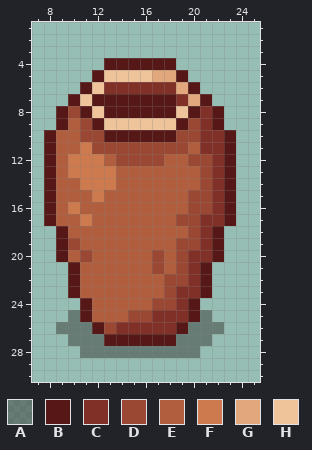
One commit to this pixel-art sprite: Assets/Sprites/Objects/ClayBottonB.png. Above: the version before the commit.
The file is 32x32 pixels. Shown: x 7..25, y 1..30.
Palette (. is transparent): A #2b2b2872  B #561717  C #813027  D #9a4833  E #b05e3e  F #cd7a4e  G #e2a77a  H #efc49b
Pixels before, first column x 8:
 4 .....BBBBBB.....
 5 ....BHHHHGGB....
 6 ...BHCCCCCCGB...
 7 ..BHBBBBBBBCGB..
 8 .BDBHBBBBBBHBCB.
 9 .BEDBHHHHHHBDCB.
10 BEEDDBBBBBBDDCCB
11 BEEFDDDDDDDDECCB
12 BEFFFEDDDDEEDDCB
13 BEFFFFEEEEEEEDCB
14 BEEFFFEEEEEEEDCB
15 BEEEFEEEEEEEDDCB
16 BEFEEEEEEEEEDDCB
17 BEEFEEEEEEEDDCCB
18 .BEEEEEEEEEEDCB.
19 .BDEEEEEEEEDDCB.
20 .BEDEEEEEDEDCCB.
21 ..BEEEEEEDEDCB..
22 ..BEEEEEEEDDCB..
23 ..BEEEEEEEDCCB..
24 ...BEEEEEDDCB...
25 ..ABEEEDDCCCBA..
26 .AAABDCCCCCBAAA.
27 ..AAABBBBBBAAA..
28 ...AAAAAAAAAA...
The same view after the edit:
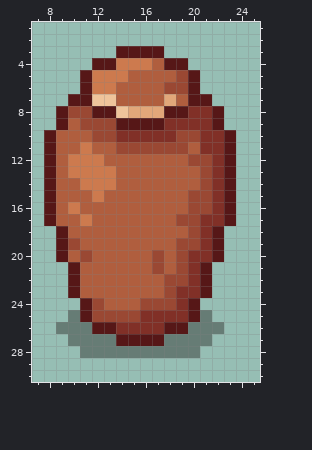
The edit:
Changed rows in their new state; - is an unchanged pixel.
first column x 11:
 3 ---BBBB---
 4 -B-FFFE-B-
 5 BFFFEEEEDB
 6 -FFEEEEDD-
 7 BHHEEEEGEB
 8 DB-HGGG-BC
 9 -DDBBBBCCC
10 E-DCCCCC--
11 -EE-------
12 ---EEEE---
first column x 12:
24 D---D--
25 DDD-C--
26 -B----B
27 -A----A
